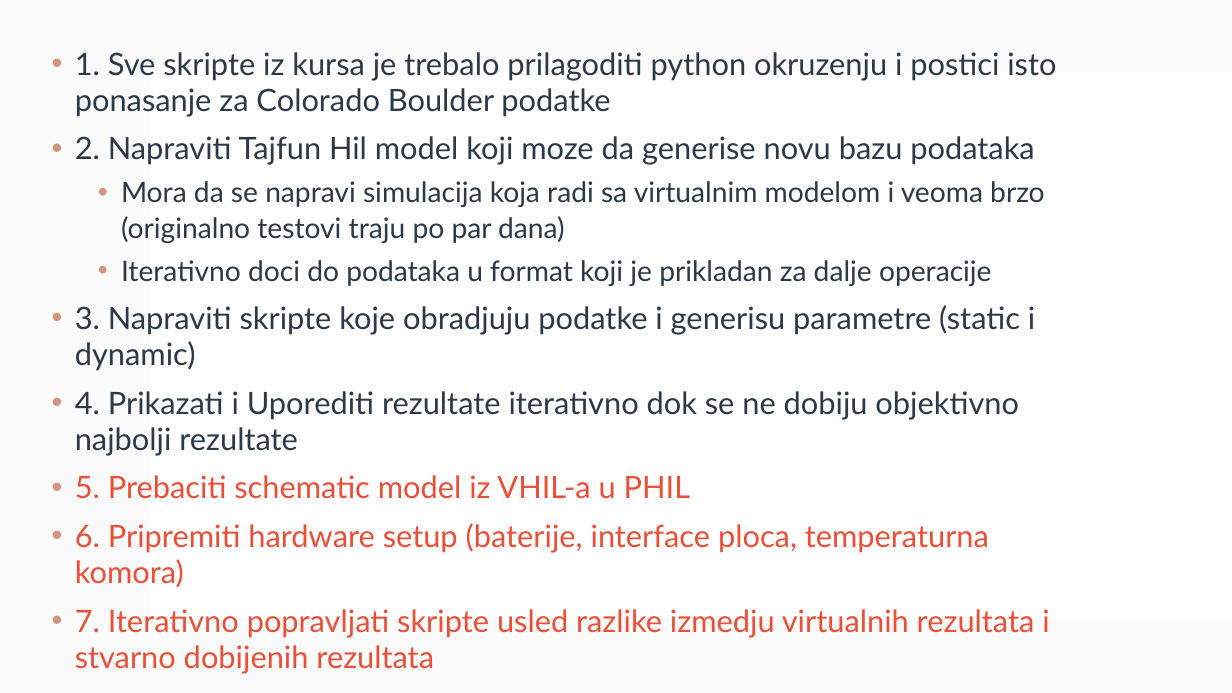
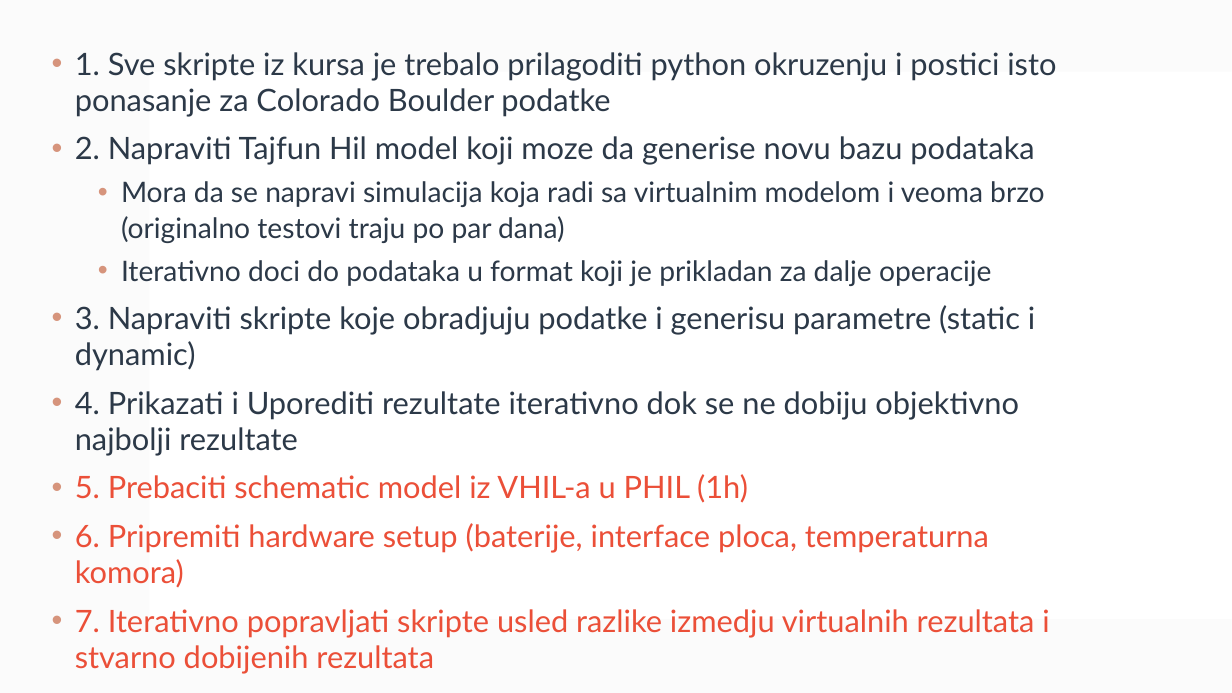
Before and after one commit to novakovicluka97/battery_parameter_parsing, a slide deck: slide 3 of Docs/Battery Cell parameter parsing.pptx. Drawn at 1232x693 pixels with LibreOffice and Linux fonts; fonts in the diff are those of the drawing. Boxes give left, top, right and bottom in pixels: in the first picture for what was removed or moved away, otherwise in the second. Text is boxed around its words. In the diff, an @@ line names an element or a change of style, - is before the commit and + after.

```diff
--- a/Docs/Battery Cell parameter parsing.pptx
+++ b/Docs/Battery Cell parameter parsing.pptx
@@ text at bbox=[75, 474, 748, 503]: text changed @@
-• 5. Prebaciti schematic model iz VHIL-a u PHIL
+• 5. Prebaciti schematic model iz VHIL-a u PHIL (1h)
```
Also in this commit, not shown: 7 slides added, 2 slides removed, 3 other files.
